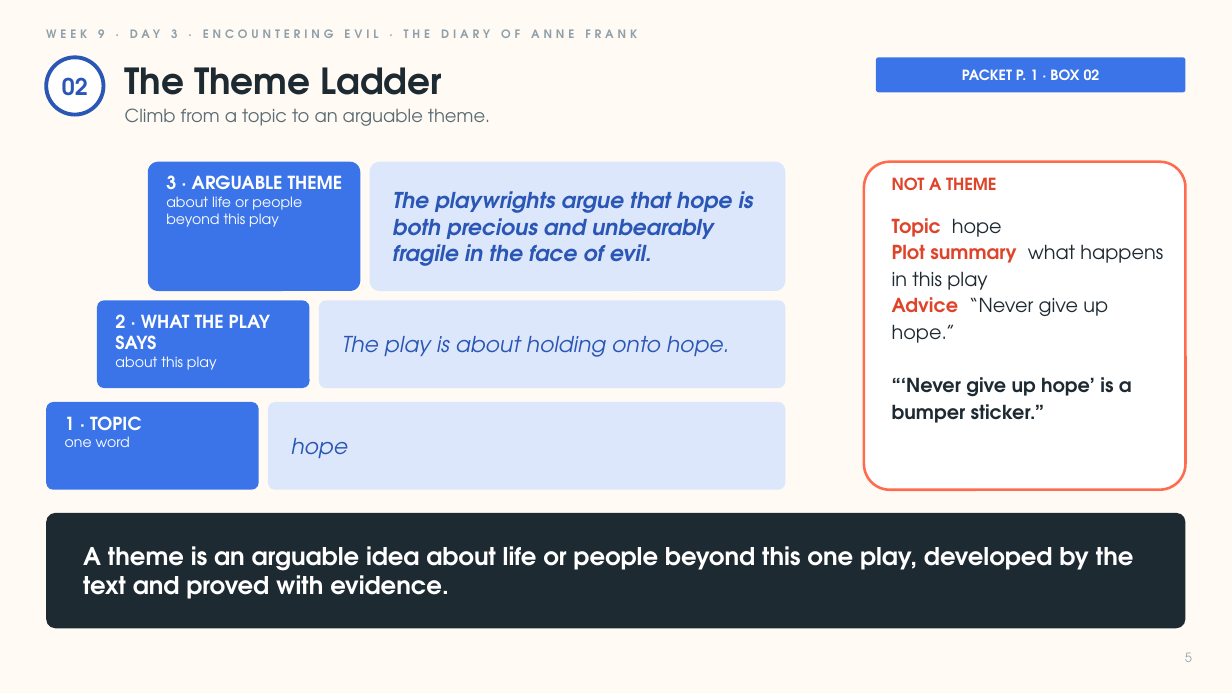
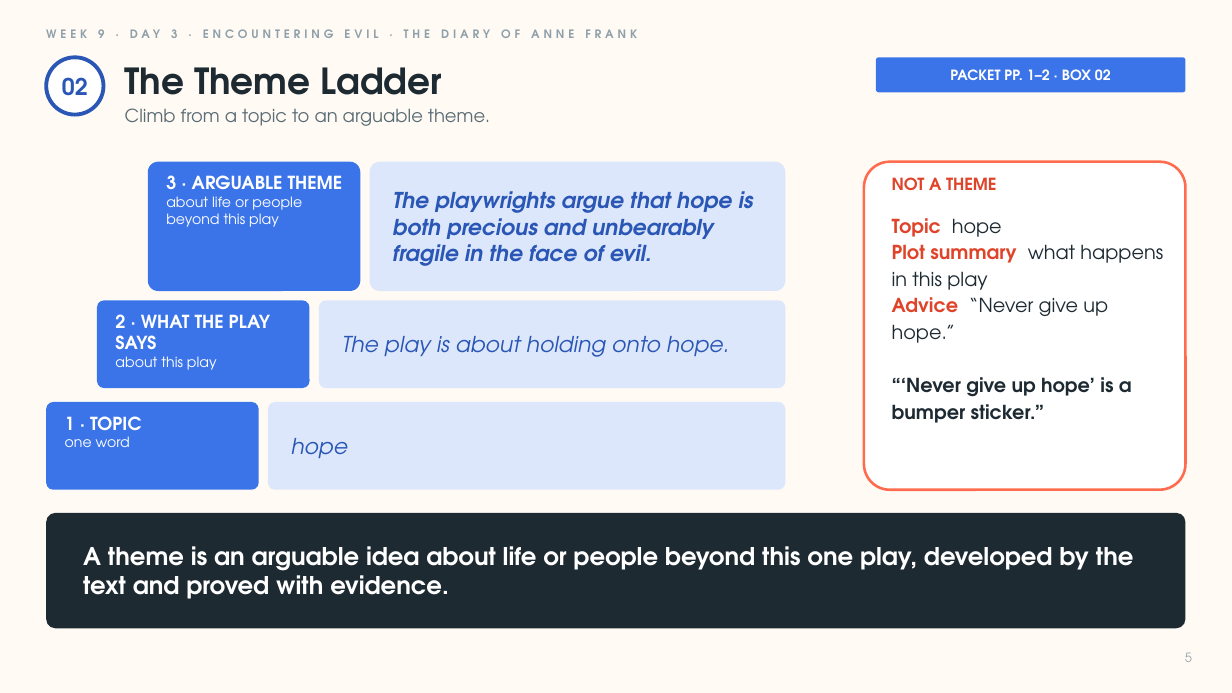
Before and after one commit to inthewritedyrction/lessonplans, a slide deck: slide 5 of lessons/week09/day3/Week9_Day3_Slides.pptx. Drawn at 1232x693 pixels with LibreOffice and Linux fonts; fonts in the diff are those of the drawing. Boxes give left, top, right and bottom in pixels: in the first picture for what was removed or moved away, otherwise in the second. Text is boxed around its words. In the diff, an @@ line names an element or a change of style, - is before the commit and + after.

```diff
--- a/lessons/week09/day3/Week9_Day3_Slides.pptx
+++ b/lessons/week09/day3/Week9_Day3_Slides.pptx
@@ text at box(950, 69, 1111, 80): text changed @@
-PACKET P. 1 · BOX 02
+PACKET PP. 1–2 · BOX 02
```
Also in this commit, not shown: 5 other slides changed, 9 other files.
